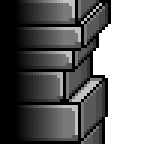
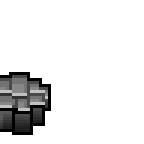
Revision of a layered (144, 144) image; what changed, layer by layer:
added group "floor-ceiling-end" with 3 layers above "floor-ceiling" over left=0, top=69, right=108, bottom=144
added layer "Ebene #12" in group "floor-ceiling-end" over left=0, top=72, right=51, bottom=135
moved "Ebene #6" into group "wall" over left=0, top=0, right=63, bottom=144
moved "Ebene" into group "wall", painted on it over left=0, top=0, right=111, bottom=144
